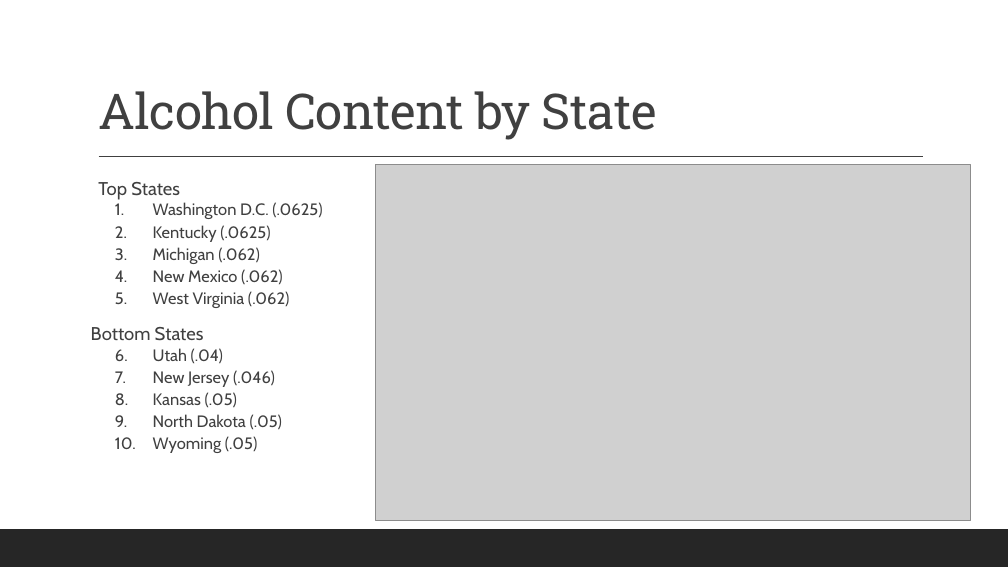
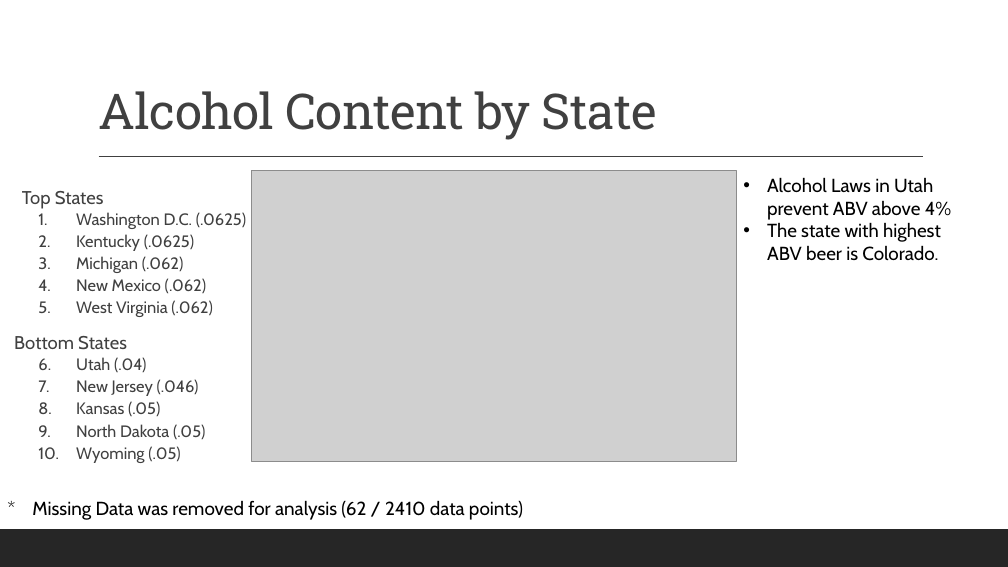
Before and after one commit to RageOfLeviathan/DS6306_CaseStudy01, a slide deck: slide 5 of DS6306_CaseStudy01.pptx. Drawn at 1008x567 pixels with LibreOffice and Linux fonts; fonts in the diff are those of the drawing; grey boxes stand for pictures. Boxes give left, top, right and bottom in pixels: in the first picture for what was removed or moved away, otherwise in the second. Text is boxed around its words. In the diff, an @@ line names an element or a change of style, - is before the commit and + after.

Commit message:
Presentation Insights
Added insights for presentation slides
cleaned up some figures

```diff
--- a/DS6306_CaseStudy01.pptx
+++ b/DS6306_CaseStudy01.pptx
@@ picture: place and size @@
-picture at [376, 165, 971, 521]
+picture at [252, 171, 737, 461]
@@ text added at [767, 177, 951, 261], 18 pt, text #000000 @@
+• Alcohol Laws in Utah prevent ABV above 4%
+• The state with highest ABV beer is Colorado.
@@ text "Top States": place and size @@
-text "Top States" at [91, 182, 322, 453]
+text "Top States" at [14, 191, 246, 463]
@@ text added at [32, 500, 523, 520], 18 pt, text #000000 @@
+* Missing Data was removed for analysis (62 / 2410 data points)
```
Also in this commit, not shown: 6 other slides changed, 3 other files.
